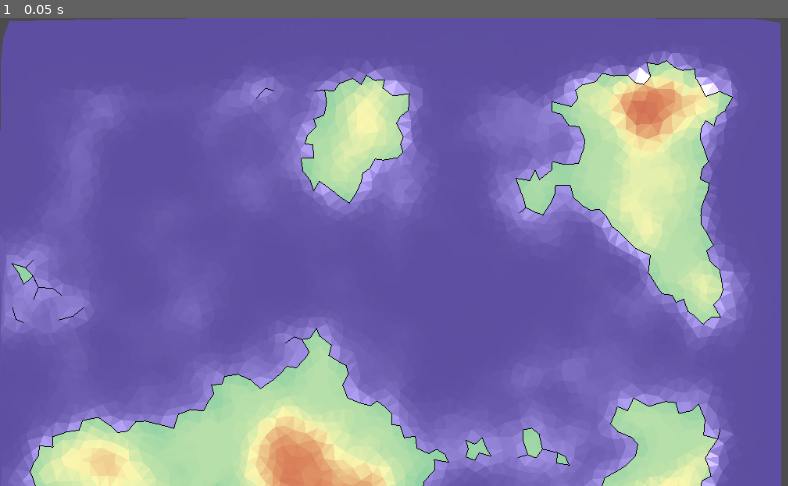
Above: before the commit, frame 1.
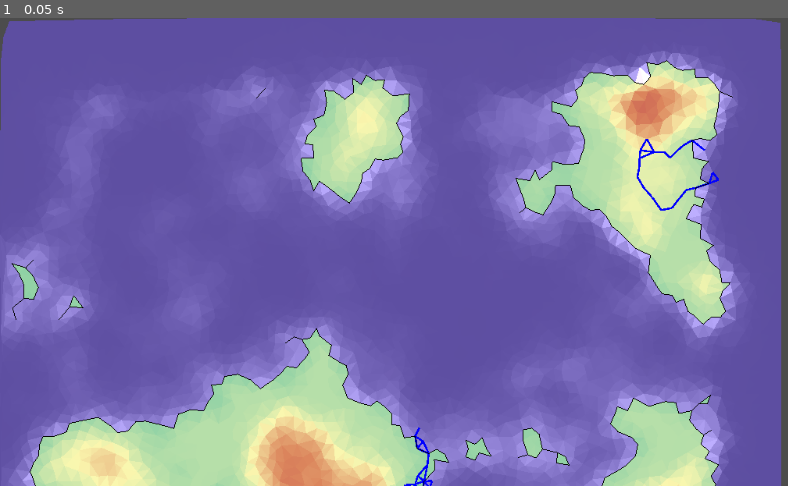
Above: after the commit, the same moment.

Repository: eriwyn/societer
Game: Godot game, scene res://world/game.tscn
Two runs of this game, one before a commit and one after it. Both use one fixed random seed, a clock stepped at 60 frames per second and the inputs below.
Inputs:
- Up to frame 1 (0.05 s): no input

The runs differ from the first frame. In frame 1, 1.6% of the frame differs, in the area x 1-94%, y 10-100%.

Commit message:
add old rivers

Diff:
--- a/ui/map/map.gd
+++ b/ui/map/map.gd
@@ -22,7 +22,9 @@
 		if edge.get_data("coast"):
 			coastline.append(edge.line()[0])
 			coastline.append(edge.line()[1])
-	draw_multiline(coastline, Color.black, 5.0)
+		if edge.get_data("river"):
+			draw_line(edge.line()[0], edge.line()[1], Color.blue, 5.0)
+	draw_multiline(coastline, Color.black)
 
 
 
--- a/world/game.gd
+++ b/world/game.gd
@@ -10,8 +10,8 @@
 export(int) var border_width = 200
 export(int) var terraces = 24
 export(int) var terrace_height = 5
-export(int) var mountain_height = 6
-export(int) var river_proba = 200
+export(float) var mountain_height = 6.0 / 24.0
+export(int) var river_proba = 50
 
 var rng = RandomNumberGenerator.new()
 var noise = OpenSimplexNoise.new()
@@ -24,7 +24,6 @@
 	noise.octaves = octaves
 	terrain = Terrain.new(width,height,spacing,true)
 	init_data()
-	print(terrain)
 	emit_signal("world_loaded", terrain)
 
 func init_data():
@@ -32,6 +31,8 @@
 		point.set_elevation(point_find_elevation(point.point2d()))
 		point.set_data("water", point_is_water(point))
 		point.set_data("mountain", point_is_mountain(point))
+		point.set_data("river", point_is_river(point))
+
 #		points_data.append({
 #			"elevation": 0,
 #			"used": false,
@@ -45,6 +46,8 @@
 
 	for point in terrain.get_points():
 		point.set_data("coast", point_is_coast(point))
+		if point.get_data("river"):
+			set_river_path(point)
 	for triangle in terrain.get_triangles():
 		triangle.set_data("elevation", triangle_find_elevation(triangle))
 		triangle.set_data("water", triangle_is_water(triangle))
@@ -55,6 +58,8 @@
 				triangle.set_data("ocean", true)
 	for edge in terrain.get_edges():
 		edge.set_data("coast", edge_is_coast(edge))
+		edge.set_data("river", edge_is_river(edge))
+
 func fill_oceans():
 	var stack = []
 	for point in terrain.get_points():
@@ -67,6 +72,41 @@
 					if neighbour.get_data("water") and not neighbour.get_data("ocean"):
 						stack.append(neighbour.get_index())
 			break
+
+func set_river_path(point):
+	var start_elevation = point.get_elevation()
+	var waypoints = []
+	var stack = []
+	var end
+	stack.append(point.get_index())
+	var came_from = {}
+
+	while stack.size():
+		var current_point_id = stack.pop_front()
+		if terrain.get_point(current_point_id).get_elevation() < start_elevation:
+			waypoints.append(current_point_id)
+			start_elevation = terrain.get_point(current_point_id).get_elevation()
+			stack = []
+			end = current_point_id
+		if terrain.get_point(current_point_id).get_data("ocean"):
+			break
+		for neighbour in terrain.get_point(current_point_id).points_around():
+#			if points_data[neighbour].elevation <= start_elevation:
+			if not came_from.has(neighbour.get_index()):
+				stack.append(neighbour.get_index())
+				came_from[neighbour.get_index()] = current_point_id
+
+	var path = []
+	for waypoint in waypoints:
+		var current = waypoint
+		while current != point.get_index():
+			if not path.has(current):
+				path.append(current)
+			current = came_from[current]
+
+	path.append(point.get_index())
+	for index in path:
+		terrain.get_point(index).set_data("river", true)
 
 # Point
 
@@ -110,6 +150,12 @@
 				return true
 	return false
 
+func point_is_river(point):
+	if point.get_data("mountain") and not point.get_data("river"):
+		var random = rng.randi_range(1, river_proba)
+		if random == 1:
+			return true
+	return false
 # Triangle
 
 func triangle_find_elevation(triangle):
@@ -130,3 +176,8 @@
 	if edge.start().get_data("coast") and edge.end().get_data("coast") and edge.triangle().get_data("ocean"):
 		return true
 	return false
+
+func edge_is_river(edge):
+	if edge.start().get_data("river") and edge.end().get_data("river"):
+		return true
+	return false
